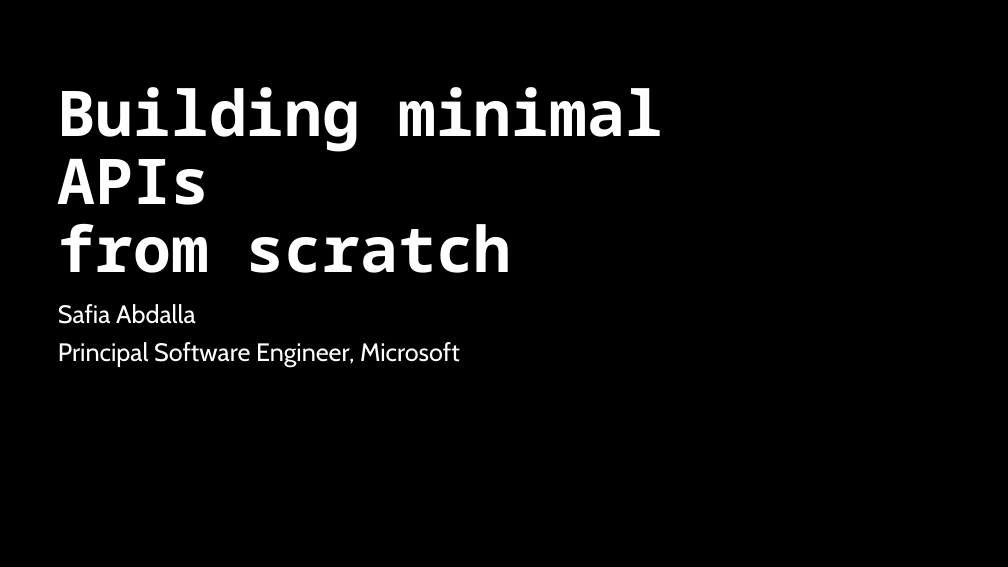
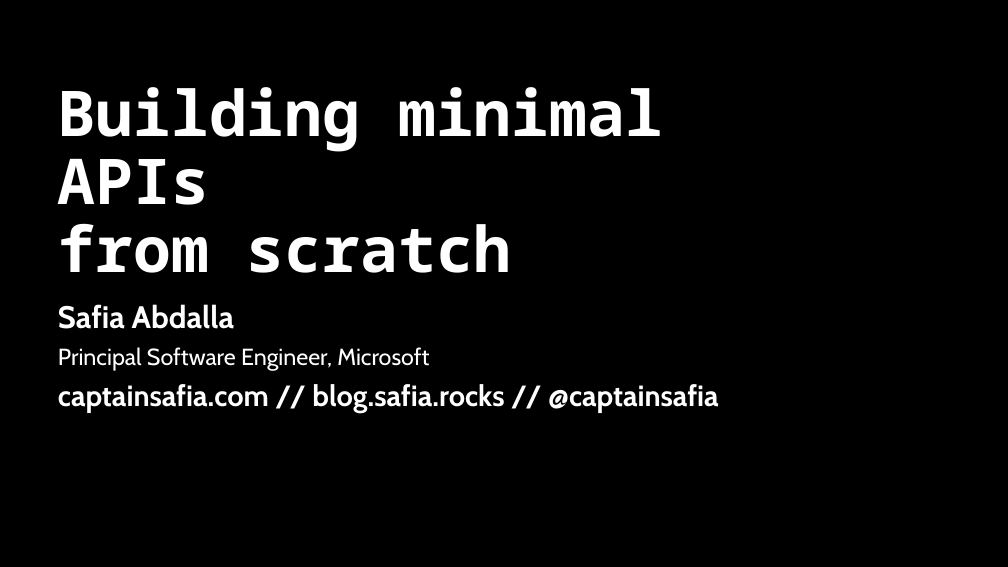
Before and after one commit to captainsafia/building-minimal-apis-from-scratch, a slide deck: slide 2 of slides.pptx. Drawn at 1008x567 pixels with LibreOffice and Linux fonts; fonts in the diff are those of the drawing; background and template pictures are left out. Boxes give left, top, right and bottom in pixels: in the first picture for what was removed or moved away, otherwise in the second. Text is boxed around its words. In the diff, an @@ line names an element or a change of style, - is before the commit and + after.

Commit message:
Update slides and kata setup

```diff
--- a/slides.pptx
+++ b/slides.pptx
@@ subtitle at (58,304,429,371): size 24 to 29.6 pt, bold on in "Safia Abdalla"; size 24 to 22.2 pt in "Principal Software Engineer, Microsoft" @@
@@ subtitle at (58,384,719,412): paragraph added @@
+captainsafia.com // blog.safia.rocks // @captainsafia
```
Also in this commit, not shown: 3 other files.
